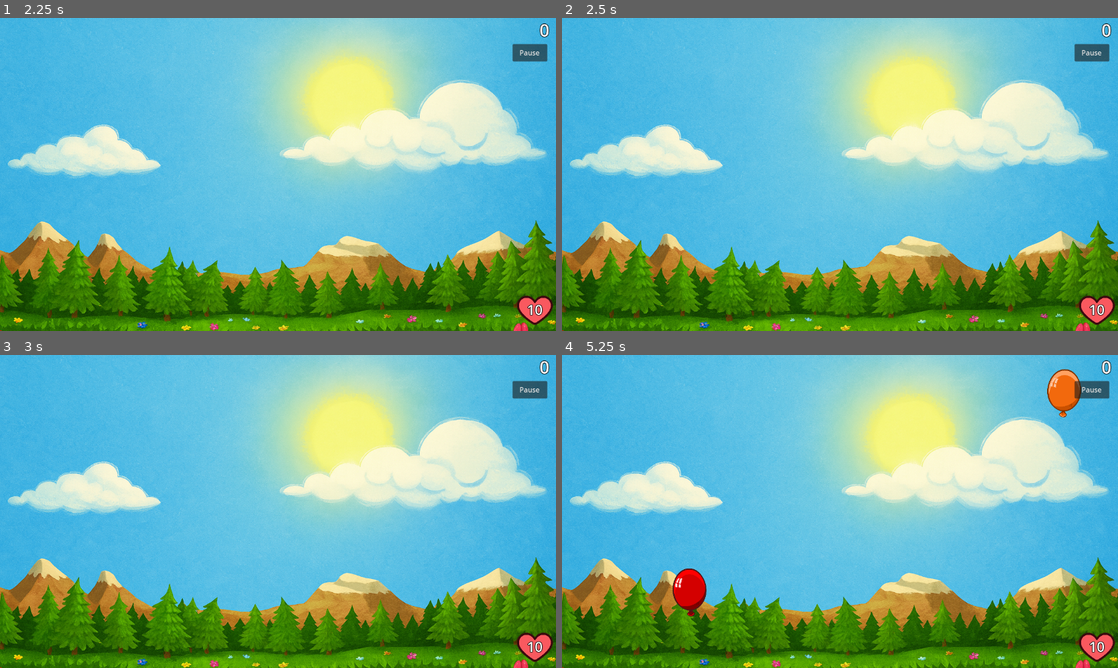
Above: before the commit, frames 1-4 (two rows, left to right).
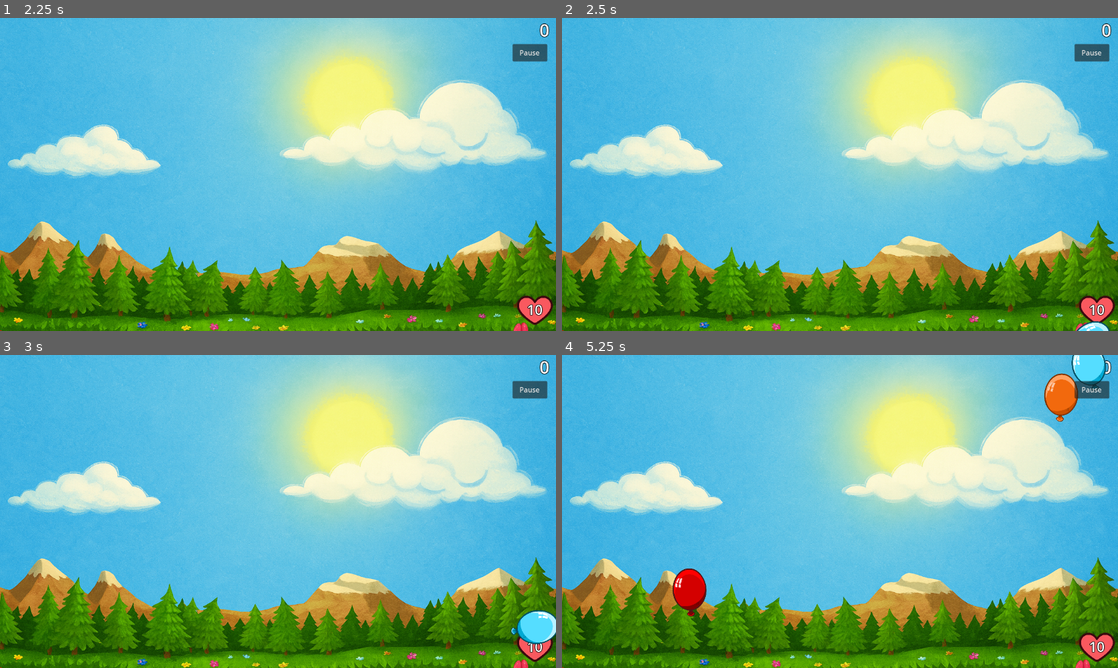
Above: after the commit, the same moments.

Repository: egorlepa/Balloon-Sucker-2
Game: Godot game, scene res://main_menu.tscn
Same seed, same stepped clock (60 frames per second), same inputs: the game is played once before the commit and once after it.
Inputs (mouse positions are in pixels of both pictures, inside the frame that each line leads up to):
- Up to frame 1 (2.25 s): click "Play" at 0.5 s; click "Pause" at 1.25 s; click "Restart" at 2 s
- Up to frame 2 (2.5 s): no input
- Up to frame 3 (3 s): tap Enter (ui_accept) at 2.75 s; move the mouse to (400, 495) at 2.77 s; click (400, 495) at 2.92 s
- Up to frame 4 (5.25 s): tap Enter (ui_accept) at 3.02, 3.77 s; move the mouse to (1079, 664) at 3.52 s; click (1079, 664) at 3.67 s; move the mouse to (895, 442) at 4.27 s; click (895, 442) at 4.42 s; move the mouse to (689, 617) at 5.02 s; click (689, 617) at 5.17 s

Frame 1 is identical in both runs. In frame 2, 0.1% of the frame differs, in the area x 92-99%, y 96-100%; in frame 3, 0.7%; in frame 4, 1.0%, in the area x 86-98%, y 0-22%.

Commit message:
s

Diff:
--- a/game.tscn
+++ b/game.tscn
@@ -11,7 +11,7 @@
 point_count = 5
 
 [sub_resource type="RectangleShape2D" id="RectangleShape2D_fc0e3"]
-size = Vector2(15, 721)
+size = Vector2(15, 929.188)
 
 [sub_resource type="LabelSettings" id="LabelSettings_ryrav"]
 outline_size = 5
@@ -44,14 +44,14 @@
 physics_material_override = ExtResource("3_7jktm")
 
 [node name="CollisionShape2D" type="CollisionShape2D" parent="Walls/WallLeft"]
-position = Vector2(-7, 360.5)
+position = Vector2(-7, 412.188)
 shape = SubResource("RectangleShape2D_fc0e3")
 
 [node name="WallRight" type="StaticBody2D" parent="Walls"]
 physics_material_override = ExtResource("3_7jktm")
 
 [node name="CollisionShape2D" type="CollisionShape2D" parent="Walls/WallRight"]
-position = Vector2(1287, 360)
+position = Vector2(1287, 412.406)
 shape = SubResource("RectangleShape2D_fc0e3")
 
 [node name="SpawnTimer" type="Timer" parent="."]
